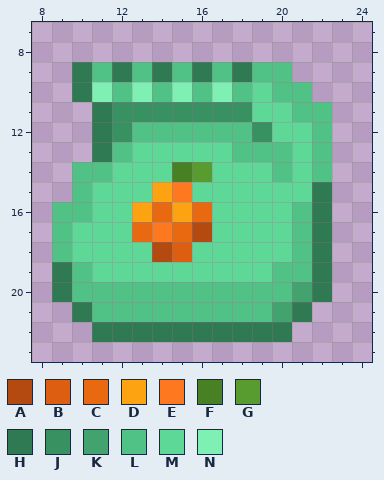
Pixel-art sprite: Resources/Textures/_RMC14/Objects/Kitchen/Plants/mango.rsi/seed.png. This is how it looked before the edit.
The file is 32x32 pixels. Colours within 5 levels of each other are drawn and written as one. Shown: x 8..24, y 7..23.
Palette (. is transparent): A #b54a10  B #dd5e11  C #e96910  D #fda311  E #fe781f  F #478124  G #589c30  H #2f7a52  J #389161  K #42a36f  L #51c285  M #5ed897  N #7ff0b4
Now the later version:
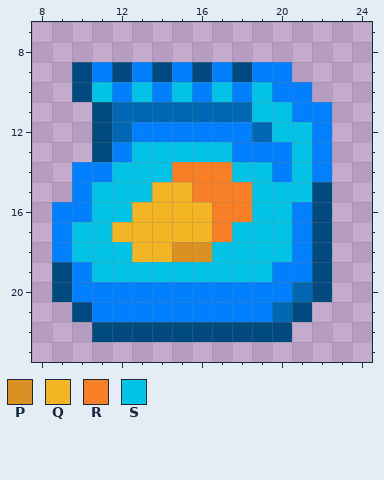
Colours new in this view: P #db9122  Q #f3b524  R #f97f27  S #00c3e5
What changed:
{"colour":"H","old":"#2f7a52","new":"#004a7f"}
{"colour":"J","old":"#389161","new":"#0068b2"}
{"colour":"L","old":"#51c285","new":"#0080ff"}
{"y":10,"x":11,"old":"N","new":"S"}
{"y":10,"x":13,"old":"N","new":"S"}
{"y":10,"x":15,"old":"N","new":"S"}
{"y":10,"x":17,"old":"N","new":"S"}
{"y":10,"x":19,"old":"M","new":"S"}
{"y":11,"x":19,"old":"MM","new":"SS"}
{"y":12,"x":20,"old":"MM","new":"SS"}
{"y":13,"x":13,"old":"MMMMM","new":"SSSSS"}
{"y":13,"x":21,"old":"M","new":"S"}
{"y":14,"x":12,"old":"MMMFGMMM","new":"SSSRRRSS"}
{"y":14,"x":21,"old":"M","new":"S"}
{"y":15,"x":11,"old":"MMMDEMMMMMM","new":"SSSQQRRRSSS"}
{"y":16,"x":11,"old":"MMDCDCMMMM","new":"SSQQQQRRSS"}
{"y":17,"x":10,"old":"MMMCECAMMMM","new":"SSQQQQQRSSS"}
{"y":18,"x":10,"old":"MMMMABMMMMM","new":"SSSQQPPSSSS"}
{"y":19,"x":11,"old":"MMMMMMMMM","new":"SSSSSSSSS"}
{"y":20,"x":21,"old":"K","new":"J"}
{"y":21,"x":20,"old":"K","new":"J"}
